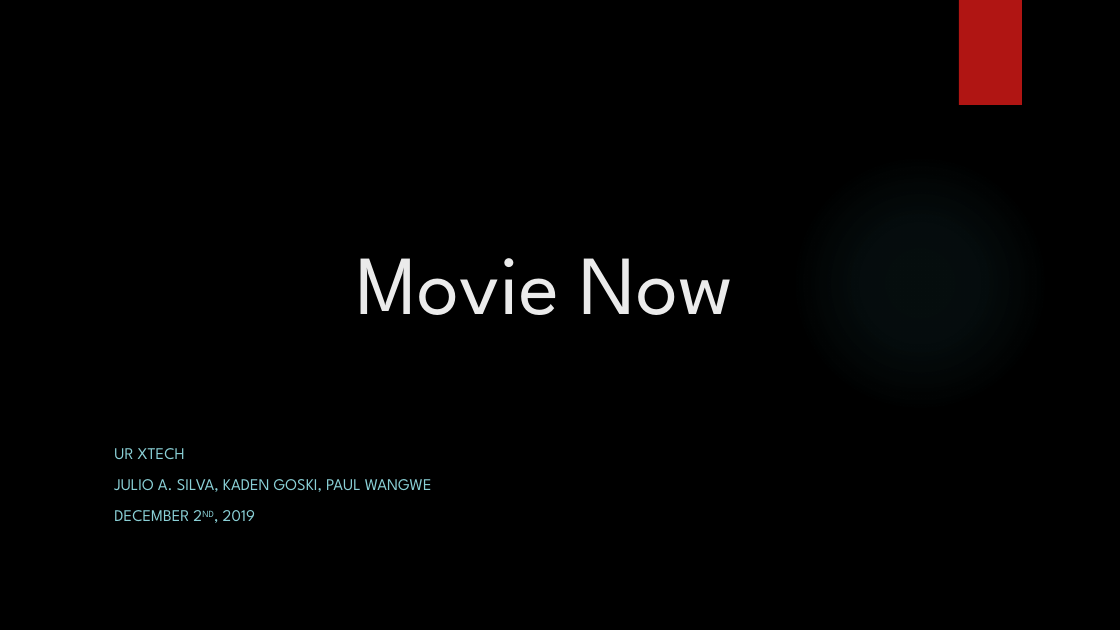
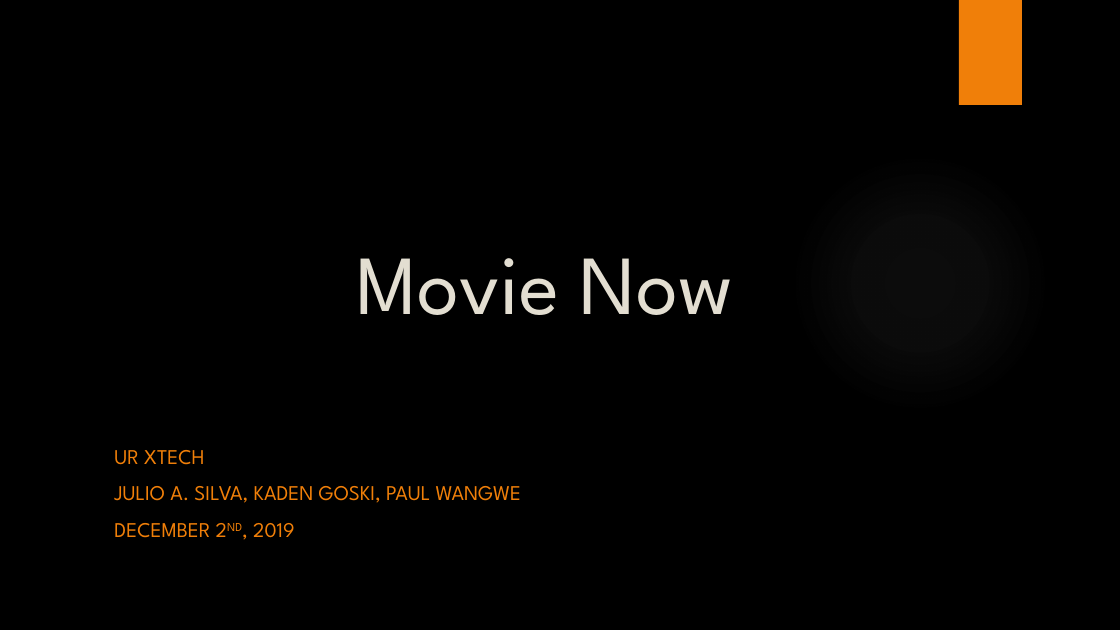
Before and after one commit to alpacamusical/Project-ENSE-374, a slide deck: slide 1 of Documentation/Milestone 4.pptx. Drawn at 1120x630 pixels with LibreOffice and Linux fonts; fonts in the diff are those of the drawing; background and template pictures are left out. Boxes give left, top, right and bottom in pixels: in the first picture for what was removed or moved away, otherwise in the second. Text is boxed around its words. In the diff, an @@ line names an element or a change of style, - is before the commit and + after.

```diff
--- a/Documentation/Milestone 4.pptx
+++ b/Documentation/Milestone 4.pptx
@@ rectangle at [959, 0, 1022, 105]: fill #B01513 to #F07F09 @@
@@ title "Movie Now" at [356, 258, 733, 315]: text colour #EBEBEB to #E3DED1 @@
@@ subtitle "UR XTECH" at [114, 450, 522, 538]: size 14 to 18 pt, text colour #8AD0D6 to #F07F09 @@
```
Also in this commit, not shown: 7 other slides changed, 3 slides added.
